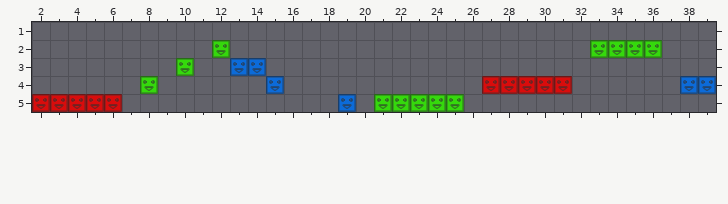
Level history. Tiled map: core/assets/maps/level16.tmx. The first picture shows the starting point.
Cells are 32x32 px. Shown: x 2..39, y 1..5.
The same view after the edit:
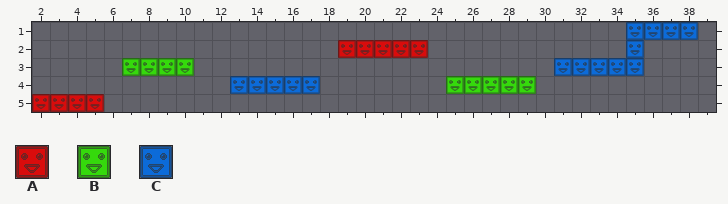
Key: from "blocks": A 0, B 1, C 2.
_ is an empty cell.
From old to new:
Layer "red":
y 2: x 19..23 _____ -> AAAAA
y 4: x 27..31 AAAAA -> _____
y 5: x 6 A -> _
Layer "green":
y 2: x 12 B -> _; x 33..36 BBBB -> ____
y 3: x 7..9 ___ -> BBB
y 4: x 8 B -> _; x 25..29 _____ -> BBBBB
y 5: x 21..25 BBBBB -> _____
Layer "blue":
y 1: x 35..38 ____ -> CCCC
y 2: x 35 _ -> C
y 3: x 13..14 CC -> __; x 31..35 _____ -> CCCCC
y 4: x 13..14 __ -> CC; x 16..17 __ -> CC; x 38..39 CC -> __
y 5: x 19 C -> _
Where, in picture pixels (left, top, right, bottom), the same in both pictures:
changed: (338, 22, 716, 112)
changed: (212, 40, 266, 94)
changed: (122, 58, 176, 94)
added: (284, 76, 320, 94)
removed: (104, 94, 122, 112)
